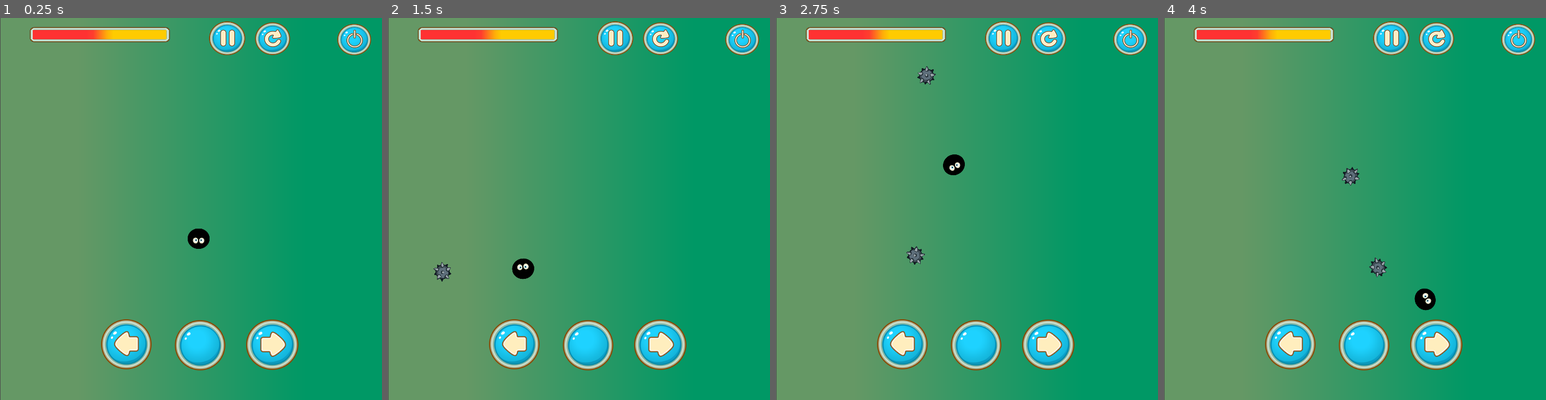
Above: before the commit, frames 1-4 (left to right).
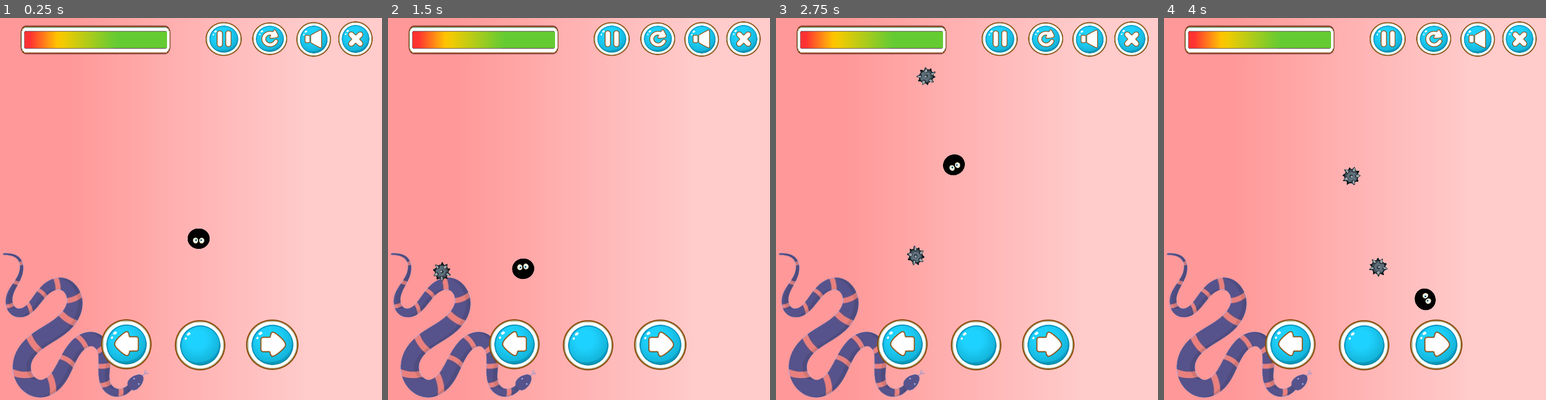
Above: after the commit, the same moments.

Repository: Rahisbel/Battle-Snake
Game: Godot game, scene res://Escenas/Main.tscn
Two runs of this game, one before a commit and one after it. Both use one fixed random seed, a clock stepped at 60 frames per second and the inputs below. This scene is started directly instead of the project's main scene.
Inputs:
- Up to frame 1 (0.25 s): no input
- Up to frame 2 (1.5 s): hold Right (ui_right) 0.53-1.28 s; tap M (music, bound only after the commit) at 0.6, 1.35 s; hold Z (back) from 1.28 s (still down)
- Up to frame 3 (2.75 s): release Z (back) at 2.03 s; hold Right (ui_right) from 2.03 s (still down); tap M (music, bound only after the commit) at 2.1 s
- Up to frame 4 (4 s): release Right (ui_right) at 2.78 s; hold Up (ui_up) 2.78-3.53 s; tap M (music, bound only after the commit) at 2.85, 3.6 s; hold Left (ui_left) from 3.53 s (still down)

The runs differ from the first frame. In frame 1, 97% of the frame differs, in the area x 0-100%, y 0-100%; in frame 2, 97%; in frame 3, 96%; in frame 4, 96%.

Commit message:
GUI terminado

Diff:
--- a/Escenas/Enemigo.tscn
+++ b/Escenas/Enemigo.tscn
@@ -31,7 +31,6 @@
 scale = Vector2( 0.102875, 0.110884 )
 frames = SubResource( 1 )
 animation = "1"
-frame = 2
 speed_scale = 3.0
 playing = true
 flip_h = true
--- a/Escenas/GUI.tscn
+++ b/Escenas/GUI.tscn
@@ -1,17 +1,15 @@
-[gd_scene load_steps=8 format=2]
+[gd_scene load_steps=6 format=2]
 
 [ext_resource path="res://Scripts/GUI.gd" type="Script" id=1]
 [ext_resource path="res://Imagenes/lifebar_bg.png" type="Texture" id=2]
 [ext_resource path="res://Imagenes/lifebar_fill.png" type="Texture" id=3]
-[ext_resource path="res://Imagenes/label_HP_bg.png" type="Texture" id=4]
-[ext_resource path="res://Imagenes/gem_2.png" type="Texture" id=5]
-[ext_resource path="res://font/Comfortaa-Bold.ttf" type="DynamicFontData" id=6]
+[ext_resource path="res://font/Comfortaa-Bold.ttf" type="DynamicFontData" id=4]
 
 [sub_resource type="DynamicFont" id=1]
 size = 19
 outline_color = Color( 0.968627, 0.627451, 0.0392157, 1 )
 use_filter = true
-font_data = ExtResource( 6 )
+font_data = ExtResource( 4 )
 
 [node name="GUI" type="MarginContainer"]
 margin_left = 64.0
@@ -21,46 +19,46 @@
 script = ExtResource( 1 )
 
 [node name="HBoxContainer" type="HBoxContainer" parent="."]
-margin_right = 263.0
-margin_bottom = 37.0
+margin_right = 280.0
+margin_bottom = 67.0
 
 [node name="barras" type="VBoxContainer" parent="HBoxContainer"]
-margin_right = 263.0
-margin_bottom = 37.0
+margin_right = 280.0
+margin_bottom = 67.0
 
 [node name="barra" type="HBoxContainer" parent="HBoxContainer/barras"]
-margin_right = 263.0
-margin_bottom = 37.0
+margin_right = 280.0
+margin_bottom = 67.0
 
 [node name="contador" type="MarginContainer" parent="HBoxContainer/barras/barra"]
 visible = false
 margin_right = 89.81
-margin_bottom = 40.0
+margin_bottom = 67.0
 rect_min_size = Vector2( 89.81, 40 )
 
 [node name="progreso" type="TextureProgress" parent="HBoxContainer/barras/barra"]
-margin_right = 263.0
-margin_bottom = 37.0
+margin_right = 280.0
+margin_bottom = 67.0
 value = 100.0
 texture_under = ExtResource( 2 )
 texture_progress = ExtResource( 3 )
 
 [node name="contadores" type="HBoxContainer" parent="HBoxContainer"]
+editor/display_folded = true
 visible = false
-margin_left = 267.0
-margin_right = 267.0
-margin_bottom = 37.0
+margin_left = 284.0
+margin_right = 284.0
+margin_bottom = 67.0
 
 [node name="contador" type="MarginContainer" parent="HBoxContainer/contadores"]
 visible = false
-margin_bottom = 37.0
+margin_bottom = 67.0
 
 [node name="fondo" type="NinePatchRect" parent="HBoxContainer/contadores/contador"]
 visible = false
 margin_right = 100.0
-margin_bottom = 40.0
+margin_bottom = 67.0
 rect_min_size = Vector2( 100, 40 )
-texture = ExtResource( 4 )
 
 [node name="icono" type="TextureRect" parent="HBoxContainer/contadores/contador/fondo"]
 visible = false
@@ -68,7 +66,6 @@
 margin_top = -6.19028
 margin_right = 95.6534
 margin_bottom = 39.8097
-texture = ExtResource( 5 )
 stretch_mode = 4
 
 [node name="numero" type="Label" parent="HBoxContainer/contadores/contador/fondo"]
@@ -81,7 +78,6 @@
 margin_right = 7.22626
 margin_bottom = 0.452427
 custom_fonts/font = SubResource( 1 )
-text = "3"
 align = 1
 valign = 1
 
--- a/Escenas/Main.tscn
+++ b/Escenas/Main.tscn
@@ -1,10 +1,10 @@
-[gd_scene load_steps=19 format=2]
+[gd_scene load_steps=21 format=2]
 
 [ext_resource path="res://Scripts/Main.gd" type="Script" id=1]
 [ext_resource path="res://Escenas/Enemigo.tscn" type="PackedScene" id=2]
 [ext_resource path="res://Escenas/Disparo.tscn" type="PackedScene" id=3]
 [ext_resource path="res://Escenas/Cuerpo.tscn" type="PackedScene" id=4]
-[ext_resource path="res://Imagenes/fondoo.png" type="Texture" id=5]
+[ext_resource path="res://Imagenes/menu.png" type="Texture" id=5]
 [ext_resource path="res://Escenas/GUI.tscn" type="PackedScene" id=6]
 [ext_resource path="res://Escenas/Jugador.tscn" type="PackedScene" id=7]
 [ext_resource path="res://Imagenes/left.png" type="Texture" id=8]
@@ -12,10 +12,12 @@
 [ext_resource path="res://Imagenes/right.png" type="Texture" id=10]
 [ext_resource path="res://Imagenes/pause.png" type="Texture" id=11]
 [ext_resource path="res://Scripts/pausa.gd" type="Script" id=12]
-[ext_resource path="res://Escenas/MenuPausa.tscn" type="PackedScene" id=13]
-[ext_resource path="res://font/Comfortaa-Bold.ttf" type="DynamicFontData" id=14]
-[ext_resource path="res://Imagenes/leiva.png" type="Texture" id=15]
-[ext_resource path="res://Imagenes/restart.png" type="Texture" id=16]
+[ext_resource path="res://font/Lucy Black.ttf" type="DynamicFontData" id=13]
+[ext_resource path="res://Imagenes/off.png" type="Texture" id=14]
+[ext_resource path="res://Imagenes/restart.png" type="Texture" id=15]
+[ext_resource path="res://Imagenes/sonid.png" type="Texture" id=16]
+[ext_resource path="res://Music/melodyloops-preview-on-a-happy-vibe-2m30s.ogg" type="AudioStream" id=17]
+[ext_resource path="res://Scripts/music.gd" type="Script" id=18]
 
 [sub_resource type="Curve2D" id=1]
 _data = {
@@ -23,25 +25,26 @@
 }
 
 [sub_resource type="DynamicFont" id=2]
-size = 50
-font_data = ExtResource( 14 )
+size = 100
+font_data = ExtResource( 13 )
 
 [node name="Main" type="Node"]
+editor/display_folded = true
 script = ExtResource( 1 )
 Enemigo = ExtResource( 2 )
 Disparo = ExtResource( 3 )
 Cuerpo = ExtResource( 4 )
 
 [node name="Sprite" type="Sprite" parent="."]
-position = Vector2( 353.948, 351.59 )
+position = Vector2( 351.627, 352.364 )
 scale = Vector2( 1.00857, 1.02562 )
 texture = ExtResource( 5 )
 
 [node name="GUI" parent="." instance=ExtResource( 6 )]
-margin_left = 51.0
-margin_top = 12.0
-margin_right = 224.0
-margin_bottom = 31.0
+margin_left = 36.0
+margin_top = 7.0
+margin_right = 314.0
+margin_bottom = 49.0
 
 [node name="Jugador" parent="." instance=ExtResource( 7 )]
 position = Vector2( 372.663, 353.456 )
@@ -84,7 +87,7 @@
 
 [node name="pause" type="TouchScreenButton" parent="."]
 pause_mode = 2
-position = Vector2( 381.572, 5.28203 )
+position = Vector2( 375.11, 6.57439 )
 scale = Vector2( 0.538483, 0.502981 )
 normal = ExtResource( 11 )
 
@@ -92,26 +95,37 @@
 pause_mode = 2
 editor/display_folded = true
 script = ExtResource( 12 )
-MenuPausa = ExtResource( 13 )
 
 [node name="Label" type="Label" parent="pausa"]
-margin_left = 284.571
-margin_top = 274.684
-margin_right = 461.571
-margin_bottom = 331.684
+margin_left = 216.098
+margin_top = 230.269
+margin_right = 480.098
+margin_bottom = 357.269
 custom_fonts/font = SubResource( 2 )
 text = "PAUSE"
 align = 1
 
 [node name="leave" type="TouchScreenButton" parent="."]
-position = Vector2( 616.643, 9.84582 )
-scale = Vector2( 0.502981, 0.46748 )
+position = Vector2( 618.228, 5.2611 )
+scale = Vector2( 0.513078, 0.517963 )
+normal = ExtResource( 14 )
+
+[node name="restart" type="TouchScreenButton" parent="."]
+position = Vector2( 460.734, 7.14401 )
+scale = Vector2( 0.520732, 0.485231 )
 normal = ExtResource( 15 )
 
-[node name="restart" type="TouchScreenButton" parent="."]
-position = Vector2( 465.903, 7.14401 )
-scale = Vector2( 0.520732, 0.485231 )
+[node name="music" type="TouchScreenButton" parent="."]
+pause_mode = 2
+position = Vector2( 541.499, 6.4618 )
+scale = Vector2( 0.515365, 0.515365 )
 normal = ExtResource( 16 )
+
+[node name="AudioStreamPlayer" type="AudioStreamPlayer" parent="."]
+pause_mode = 2
+stream = ExtResource( 17 )
+autoplay = true
+script = ExtResource( 18 )
 
 [connection signal="cuerpo" from="Jugador" to="." method="_on_Jugador_cuerpo"]
 [connection signal="disparo" from="Jugador" to="." method="_on_Jugador_disparo"]
@@ -131,3 +145,5 @@
 [connection signal="released" from="pause" to="pausa" method="_on_pause_released"]
 [connection signal="pressed" from="leave" to="." method="_on_leave_pressed"]
 [connection signal="pressed" from="restart" to="." method="_on_restart_pressed"]
+[connection signal="pressed" from="music" to="AudioStreamPlayer" method="_on_music_pressed"]
+[connection signal="released" from="music" to="AudioStreamPlayer" method="_on_music_released"]
--- a/Escenas/Menu.tscn
+++ b/Escenas/Menu.tscn
@@ -1,13 +1,23 @@
-[gd_scene load_steps=7 format=2]
+[gd_scene load_steps=11 format=2]
 
 [ext_resource path="res://Scripts/Menu.gd" type="Script" id=1]
 [ext_resource path="res://Escenas/Main.tscn" type="PackedScene" id=2]
-[ext_resource path="res://Imagenes/fondoo.png" type="Texture" id=3]
-[ext_resource path="res://font/Comfortaa-Bold.ttf" type="DynamicFontData" id=4]
-[ext_resource path="res://Imagenes/oval.png" type="Texture" id=5]
+[ext_resource path="res://Imagenes/menu.png" type="Texture" id=3]
+[ext_resource path="res://font/Lucy Black.ttf" type="DynamicFontData" id=4]
+[ext_resource path="res://Imagenes/dire.png" type="Texture" id=5]
+[ext_resource path="res://Imagenes/off.png" type="Texture" id=6]
+[ext_resource path="res://Imagenes/xc.png" type="Texture" id=7]
 
 [sub_resource type="DynamicFont" id=1]
-size = 60
+size = 120
+font_data = ExtResource( 4 )
+
+[sub_resource type="DynamicFont" id=2]
+size = 40
+font_data = ExtResource( 4 )
+
+[sub_resource type="DynamicFont" id=3]
+size = 40
 font_data = ExtResource( 4 )
 
 [node name="Menu" type="CanvasLayer"]
@@ -15,28 +25,52 @@
 Main = ExtResource( 2 )
 
 [node name="Sprite" type="Sprite" parent="."]
-position = Vector2( 352.457, 349.806 )
+position = Vector2( 354.907, 348.581 )
+scale = Vector2( 1.01758, 1.00293 )
 texture = ExtResource( 3 )
 
 [node name="Mensaje" type="Label" parent="."]
 anchor_left = 0.5
 anchor_right = 0.5
-margin_left = -204.918
-margin_top = 126.052
-margin_right = 194.082
-margin_bottom = 194.052
+margin_left = -267.034
+margin_top = 63.6948
+margin_right = 241.966
+margin_bottom = 216.695
 custom_fonts/font = SubResource( 1 )
 text = "Battle Snake"
 
 [node name="start" type="TouchScreenButton" parent="."]
-position = Vector2( 278.84, 297.849 )
-scale = Vector2( 1.31193, 1.82365 )
+position = Vector2( 263.632, 281.775 )
+rotation = 13.6502
+scale = Vector2( 0.797005, 0.80633 )
 normal = ExtResource( 5 )
 
+[node name="Label" type="Label" parent="start"]
+visible = false
+margin_left = -119.838
+margin_top = -93.024
+margin_right = -52.8383
+margin_bottom = -41.024
+custom_fonts/font = SubResource( 2 )
+text = "Start"
+
 [node name="leave" type="TouchScreenButton" parent="."]
-position = Vector2( 283.663, 424.147 )
-scale = Vector2( 1.26629, 1.90675 )
-normal = ExtResource( 5 )
+position = Vector2( 302.12, 431.128 )
+scale = Vector2( 0.792222, 0.794761 )
+normal = ExtResource( 6 )
+
+[node name="Label" type="Label" parent="leave"]
+visible = false
+margin_left = 27.4916
+margin_top = 3.88938
+margin_right = 102.492
+margin_bottom = 55.8894
+custom_fonts/font = SubResource( 3 )
+text = "Leave"
+
+[node name="Sprite2" type="Sprite" parent="."]
+position = Vector2( 543.252, 267.961 )
+texture = ExtResource( 7 )
 
 [connection signal="pressed" from="start" to="." method="_on_start_pressed"]
 [connection signal="pressed" from="leave" to="." method="_on_leave_pressed"]
--- a/Escenas/MenuPausa.tscn
+++ /dev/null
@@ -1,21 +0,0 @@
-[gd_scene load_steps=4 format=2]
-
-[ext_resource path="res://Scripts/MenuPausa.gd" type="Script" id=1]
-[ext_resource path="res://Imagenes/fondoo.png" type="Texture" id=2]
-[ext_resource path="res://Imagenes/label_HP_bg.png" type="Texture" id=3]
-
-[node name="MenuPausa" type="Node"]
-script = ExtResource( 1 )
-
-[node name="Sprite" type="Sprite" parent="."]
-visible = false
-position = Vector2( 346.792, 351.575 )
-texture = ExtResource( 2 )
-
-[node name="volver" type="TouchScreenButton" parent="."]
-position = Vector2( 265.475, 272.65 )
-scale = Vector2( 1.88492, 2.68063 )
-normal = ExtResource( 3 )
-
-[connection signal="pressed" from="volver" to="." method="_on_volver_pressed"]
-[connection signal="released" from="volver" to="." method="_on_volver_released"]
--- a/Scripts/Enemigo.gd
+++ b/Scripts/Enemigo.gd
@@ -7,7 +7,7 @@
 
 var velocity
 var rotacion
-var cantidad
+var cantidad = 5
 var enemigo = ["1"]   # nombre del frame
 
 func _ready(): # en caso de tener diferentes tipos de enemigos
@@ -15,8 +15,10 @@
 	pass
 
 func _on_Enemigo_body_entered(body):
+	emit_signal("col") # colision del disparo con el enemigo
+	body.queue_free()
 	hide()
-	emit_signal("col") # colision del disparo con el enemigo
+	emit_signal("nivel",cantidad)
 	$CollisionShape2D.set_deferred("disabled", true) # esto evita que la señal se emita varias veces
 
 func _on_VisibilityNotifier2D_screen_exited():
--- a/Scripts/GUI.gd
+++ b/Scripts/GUI.gd
@@ -5,7 +5,7 @@
 onready var tween = $Tween
 
 func _ready():
-	var jugador_max_health = $"../Jugador".max_health
+	var jugador_max_health = $"../Jugador".max_health #accede a la salud del jugador
 	bar.max_value = jugador_max_health
 	actualizar_health(jugador_max_health)
 	pass
@@ -14,5 +14,5 @@
 	actualizar_health(health)
 	pass
 
-func actualizar_health(new_value):
+func actualizar_health(new_value): # actualiza la salud del jugador
 	bar.value = new_value
--- a/Scripts/Jugador.gd
+++ b/Scripts/Jugador.gd
@@ -34,10 +34,8 @@
 
 func _process(delta):
 	direccion_rot = 0
-      # Velocidad del jugador
-	velocity = Vector2(0,speed).rotated(rotation)
+	velocity = Vector2(0,speed).rotated(rotation)  # Velocidad del jugador
 
-	#esto es de prueba, se supone que hay que usar el touch
 	if Input.is_action_pressed("ui_right") or right: # rotacion a la der
 		direccion_rot+= 1
 
@@ -46,7 +44,6 @@
 
 	if Input.is_action_just_pressed("ui_up") or shots:
 		emit_signal("disparo", rotation, position,velocity)
-
 
 	if velocity.length() > 0:
 		$AnimatedSprite.play()
@@ -57,34 +54,24 @@
 	rotation+=direccion_rot*velocidad_rot*delta
 	position += velocity * delta
 	emit_signal("localizacion",position,rotation)
-	emit_signal("cuerpo",rotation,position,velocity)
 
 	# Evita que se salga de la pantalla
 	position.x = clamp(position.x, 0, screen_size.x)
 	position.y = clamp(position.y, 0, screen_size.y)
 
-	# Detecta la colisión
+	# Detecta la colisión del enemigo
 func _on_Jugador_body_entered(body):
-
 	max_health -= 5;
 	emit_signal("health",max_health)
 	if max_health == 0:
-		emit_signal("vida",max_health)
-	#hide() esconde el jugador cuando colisiona
-
-#		vida -= 1;
-#		emit_signal("vida",vida)
-#		position.x = 370.776
-#		position.y = 350.711
-#		max_health=100;
-	#emit_signal("hit)  # emite la señal de la colisión
-	#$CollisionShape2D.set_deferred("disabled", true) # esto evita que la señal se emita varias veces
+		emit_signal("vida",max_health) # esto emite una señal al main para saber que ya perdió
 
 func start(pos): # cuando comience un juego nuevo
 	position = pos
 	show()
 	$CollisionShape2D.disabled = false
 
+# funciones del touch
 func _on_left_pressed():
 	left = true
 
--- a/Scripts/Main.gd
+++ b/Scripts/Main.gd
@@ -6,6 +6,7 @@
 
 var score
 var maxEnem = 4
+var cantidad
 var enemigos = [] #vector de enemigos
 var cantEnemigos = 0
 var speedE= 200  #Velocidad enemigo
@@ -36,6 +37,7 @@
 		enem.linear_velocity = Vector2(rand_range(enem.min_speed, enem.max_speed), 0)
 		enem.linear_velocity = enem.linear_velocity.rotated(direction)
 		cantEnemigos+=1
+		enem.cantidad = cantidad
 
 func _on_Inicio_timeout():
 	$TimerEnemigo.start()
@@ -73,30 +75,17 @@
 				elif posicion.y < j.position.y && posicion.x > j.position.x:
 					j.linear_velocity = Vector2(speedE*(porcB/100),-(speedE*(porcA/100)))
 
-func _on_Jugador_cuerpo(direccion, localizacion, velocidad): # prueba, por los momentos no hace nada
-#	if nivel == 1:
-#		print("1")
-#	elif nivel ==2:
-#		print("2")
-#	elif nivel ==2:
-#		print("3")
-#	elif nivel ==2:
-#		print("4")
-#	elif nivel ==2:
-#		print("5")
-	pass
-
-#func _on_Menu_Inicio():
-#	$TimerEnemigo.start()
-
-func _on_leave_pressed():
+func _on_leave_pressed(): # sale del juego
 	get_tree().quit()
 
-func _on_restart_pressed():
+func _on_restart_pressed(): #reinicio, aún le falta unos detalles
 	new_game()
 
-func _on_Jugador_vida(max_health):
+func _on_Jugador_vida(max_health): #game over
 	if max_health == 0:
-		print("hhh")
-		get_tree().change_scene_to(Cuerpo)
-		#get_tree().paused = true
+		#get_tree().change_scene_to(Cuerpo) se supone que debe de cambiar a otra escena
+		get_tree().paused = true # por los momentos sólo se pausa
+
+func _nivel():
+	if cantidad == 0:
+		print("nivel")
--- a/Scripts/Menu.gd
+++ b/Scripts/Menu.gd
@@ -11,12 +11,12 @@
 	$Mensaje.show()
 	pass
 
-func game_over():
-	mensaje("GAME OVER")
-	#yield($tiempo,"timeout")
-	$start.show()
-	$Mensaje.text = "Battle Snake"
-	$Mensaje.show()
+#func game_over():
+#	mensaje("GAME OVER")
+#	#yield($tiempo,"timeout")
+#	$start.show()
+#	$Mensaje.text = "Battle Snake"
+#	$Mensaje.show()
 
 func _on_start_pressed():
 	get_tree().change_scene_to(Main)
--- a/Scripts/MenuPausa.gd
+++ /dev/null
@@ -1,18 +0,0 @@
-extends Node
-
-export (PackedScene) var Main
-var back = false
-
-func _ready():
-	pass
-
-func _process(delta):
-	if Input.is_action_just_pressed("back") or back:
-		print("back")
-		get_tree().change_scene_to(Main)
-
-func _on_volver_pressed():
-	back = true
-
-func _on_volver_released():
-	back = false
--- /dev/null
+++ b/Scripts/music.gd
@@ -0,0 +1,17 @@
+extends AudioStreamPlayer
+
+var pause = false
+
+func _ready():
+	pass # Replace with function body.
+
+func _process(delta):
+	if Input.is_action_just_pressed("music") or pause:
+		AudioStreamPlayer.PAUSE_MODE_PROCESS
+	pass
+
+func _on_music_pressed():
+	pause = true
+
+func _on_music_released():
+	pause = false
--- a/project.godot
+++ b/project.godot
@@ -22,8 +22,7 @@
 
 window/size/width=700
 window/size/height=700
-window/handheld/orientation="portrait"
-window/stretch/mode="2d"
+window/stretch/mode="viewport"
 
 [input]
 
@@ -37,6 +36,11 @@
 "events": [ Object(InputEventKey,"resource_local_to_scene":false,"resource_name":"","device":0,"alt":false,"shift":false,"control":false,"meta":false,"command":false,"pressed":false,"scancode":90,"unicode":0,"echo":false,"script":null)
  ]
 }
+music={
+"deadzone": 0.5,
+"events": [ Object(InputEventKey,"resource_local_to_scene":false,"resource_name":"","device":0,"alt":false,"shift":false,"control":false,"meta":false,"command":false,"pressed":false,"scancode":77,"unicode":0,"echo":false,"script":null)
+ ]
+}
 
 [input_devices]
 
Binary file added: Bethanie Snake_PersonalUseOnly.ttf
Binary file changed: Imagenes/button oval.png
Binary file changed: Imagenes/dire.png
Binary file removed: Imagenes/gem_2.png
Binary file removed: Imagenes/label_HP_bg.png
Binary file added: Imagenes/leave.png
Not shown, changed: Imagenes/leave.png.import
Binary file changed: Imagenes/left.png
Binary file removed: Imagenes/leiva.png
Binary file changed: Imagenes/lifebar_bg.png
Binary file changed: Imagenes/lifebar_fill.png
Binary file added: Imagenes/menu.png
(and 18 more such lines)
